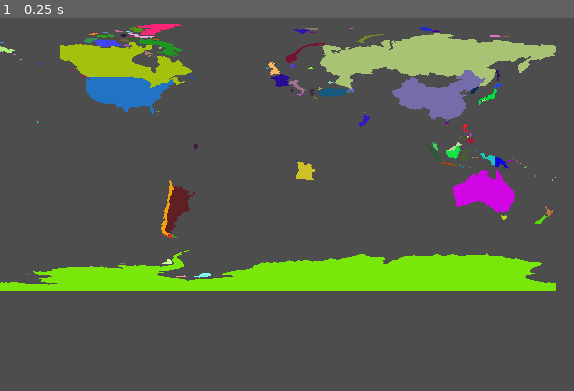
Above: before the commit, frame 1.
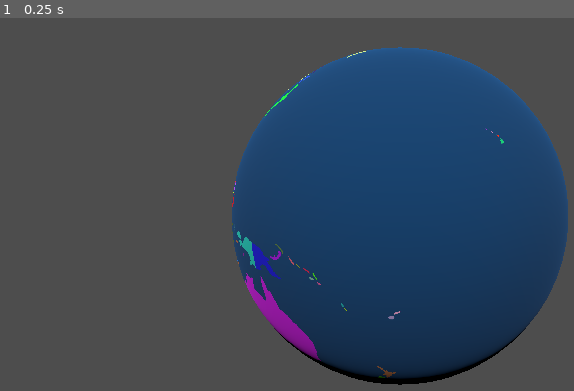
Above: after the commit, the same moment.

Repository: sereyn/godot-earth
Game: Godot game, scene res://sphere.tscn
Same seed, same stepped clock (60 frames per second), same inputs: the game is played once before the commit and once after it. Before the commit the project starts from res://main.tscn.
Inputs:
- Up to frame 1 (0.25 s): no input

The runs differ from the first frame. In frame 1, 49% of the frame differs, in the area x 0-99%, y 1-99%.

Commit message:
3d shpere

Diff:
--- a/main.gd
+++ b/main.gd
@@ -1,4 +1,6 @@
 extends Node2D
+
+@onready var bg_node = $Bg
 
 var filepath := "res://ne_110m_admin_0_countries.json"
 var radius := 100.0
@@ -40,12 +42,16 @@
 func add_country_poly(points: PackedVector2Array):
 	var p := Polygon2D.new()
 	p.color = Color(randf(), randf(), randf())
+	p.antialiased = true
 	p.polygon = points
 	add_child(p)
 
 func fit_to_viewport():
 	var viewport_size = Vector2(get_viewport().size)
 	var rect := Rect2(min_x, min_y, max_x - min_x, max_y - min_y)
+	print("Size: %s" % rect.size)
+	bg_node.position = rect.position + rect.size / 2
+	bg_node.scale = rect.size
 	var scale_factor = min(viewport_size.x / rect.size.x, viewport_size.y / rect.size.y)
 	var scaled_rect_size = rect.size * scale_factor
 	var offset = (viewport_size - scaled_rect_size) / 2 - (rect.position * scale_factor)
--- a/main.tscn
+++ b/main.tscn
@@ -1,6 +1,15 @@
-[gd_scene load_steps=2 format=3 uid="uid://dfr4tahjtqaf"]
+[gd_scene load_steps=3 format=3 uid="uid://dfr4tahjtqaf"]
 
 [ext_resource type="Script" path="res://main.gd" id="1_7du6w"]
 
+[sub_resource type="QuadMesh" id="QuadMesh_vrac4"]
+
 [node name="Main" type="Node2D"]
+texture_repeat = 1
 script = ExtResource("1_7du6w")
+
+[node name="Bg" type="MeshInstance2D" parent="."]
+modulate = Color(0.0235294, 0.258824, 0.45098, 1)
+position = Vector2(-362, 302)
+scale = Vector2(365.5, 356.5)
+mesh = SubResource("QuadMesh_vrac4")
--- a/project.godot
+++ b/project.godot
@@ -11,10 +11,14 @@
 [application]
 
 config/name="earth"
-run/main_scene="res://main.tscn"
+run/main_scene="res://sphere.tscn"
 config/features=PackedStringArray("4.3", "Forward Plus")
 config/icon="res://icon.svg"
 
 [display]
 
 window/stretch/mode="canvas_items"
+
+[rendering]
+
+anti_aliasing/quality/screen_space_aa=1
--- /dev/null
+++ b/sphere.gd
@@ -0,0 +1,9 @@
+extends Node3D
+
+@onready var sphere_node = $MeshInstance3D
+
+func _input(event):
+	if event is InputEventMouseMotion:
+		if event.button_mask & MOUSE_BUTTON_MASK_LEFT:
+			sphere_node.rotate(Vector3.UP, event.relative.x * 0.005)
+			sphere_node.rotate(Vector3.LEFT, -event.relative.y * 0.005)
--- /dev/null
+++ b/sphere.tscn
@@ -0,0 +1,32 @@
+[gd_scene load_steps=6 format=3 uid="uid://cq1oqhthatus4"]
+
+[ext_resource type="PackedScene" uid="uid://dfr4tahjtqaf" path="res://main.tscn" id="1_kxiq3"]
+[ext_resource type="Script" path="res://sphere.gd" id="1_w6xud"]
+
+[sub_resource type="SphereMesh" id="SphereMesh_0oicc"]
+
+[sub_resource type="ViewportTexture" id="ViewportTexture_6msur"]
+viewport_path = NodePath("SubViewport")
+
+[sub_resource type="StandardMaterial3D" id="StandardMaterial3D_w17q6"]
+resource_local_to_scene = true
+albedo_texture = SubResource("ViewportTexture_6msur")
+
+[node name="Sphere" type="Node3D"]
+script = ExtResource("1_w6xud")
+
+[node name="SubViewport" type="SubViewport" parent="."]
+transparent_bg = true
+size = Vector2i(5025, 2418)
+
+[node name="Main" parent="SubViewport" instance=ExtResource("1_kxiq3")]
+
+[node name="MeshInstance3D" type="MeshInstance3D" parent="."]
+mesh = SubResource("SphereMesh_0oicc")
+surface_material_override/0 = SubResource("StandardMaterial3D_w17q6")
+
+[node name="Camera3D" type="Camera3D" parent="."]
+transform = Transform3D(1, 0, 0, 0, 1, 0, 0, 0, 1, 0, 0, 1.0023)
+
+[node name="DirectionalLight3D" type="DirectionalLight3D" parent="."]
+transform = Transform3D(1, 0, 0, 0, 0.744708, 0.667391, 0, -0.667391, 0.744708, 0, 3.64169, 3.55824)
